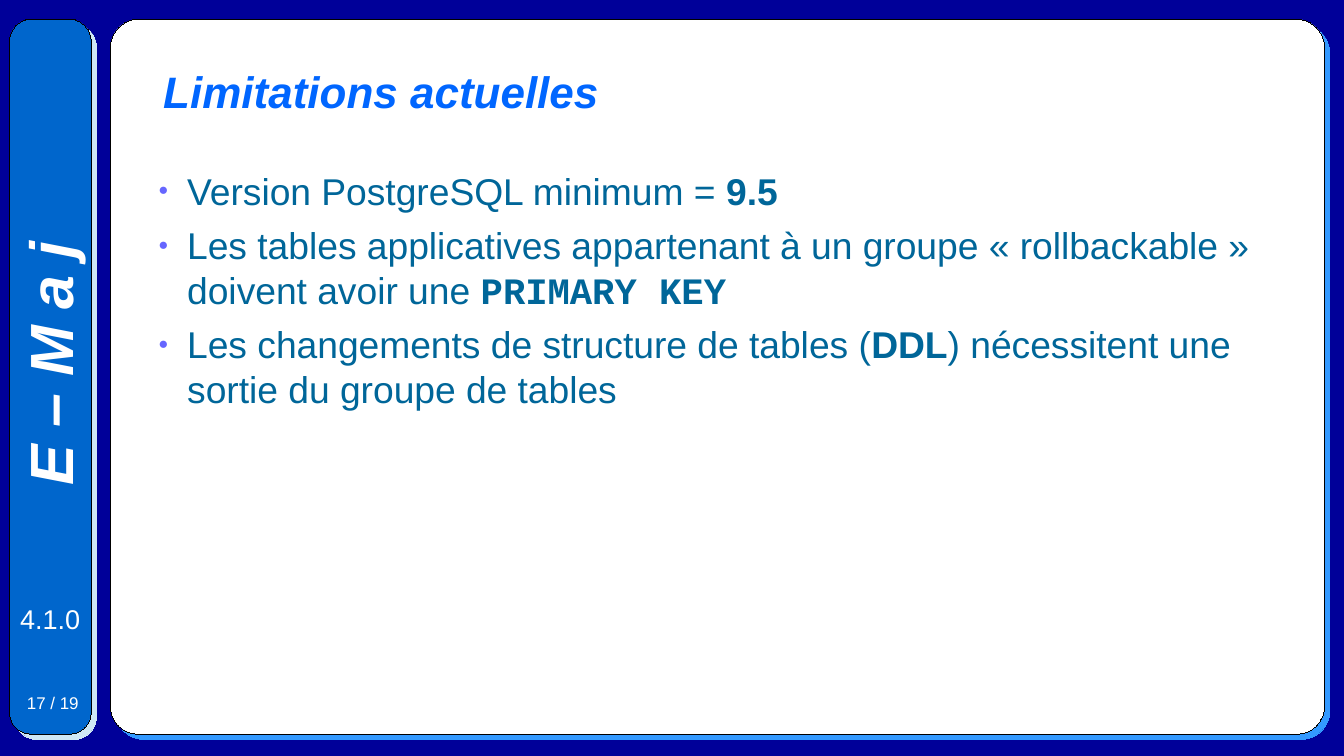
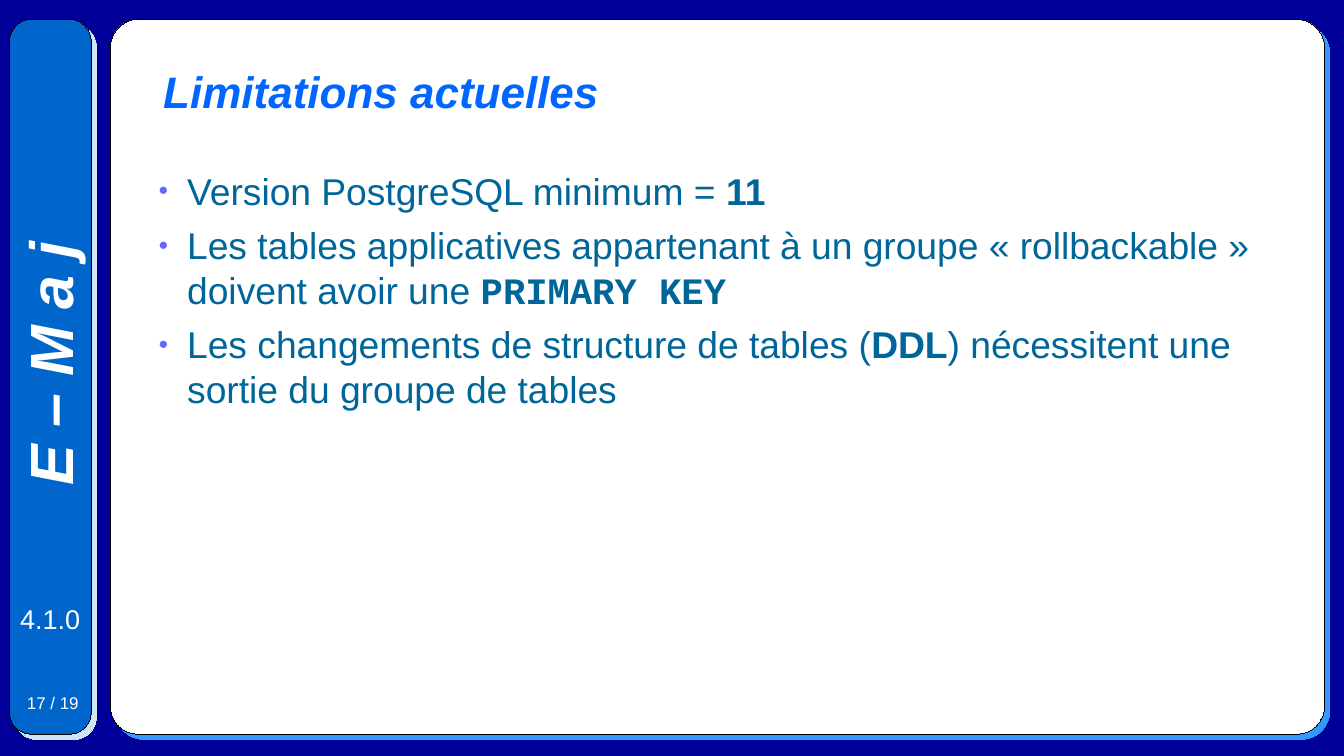
Before and after one commit to beaud76/emaj_doc, a slide deck: slide 17 of Emaj.devel_overview_fr.odp. Drawn at 1344x756 pixels with LibreOffice and Linux fonts; fonts in the diff are those of the drawing. Boxes give left, top, right and bottom in pixels: in the first picture for what was removed or moved away, otherwise in the second. Text is boxed around its words. In the diff, an @@ line names an element or a change of style, - is before the commit and + after.

```diff
--- a/Emaj.devel_overview_fr.odp
+++ b/Emaj.devel_overview_fr.odp
@@ text at [187, 178, 765, 213]: text changed @@
-● Version PostgreSQL minimum = 9.5
+● Version PostgreSQL minimum = 11
```
Also in this commit, not shown: 5 other files.
